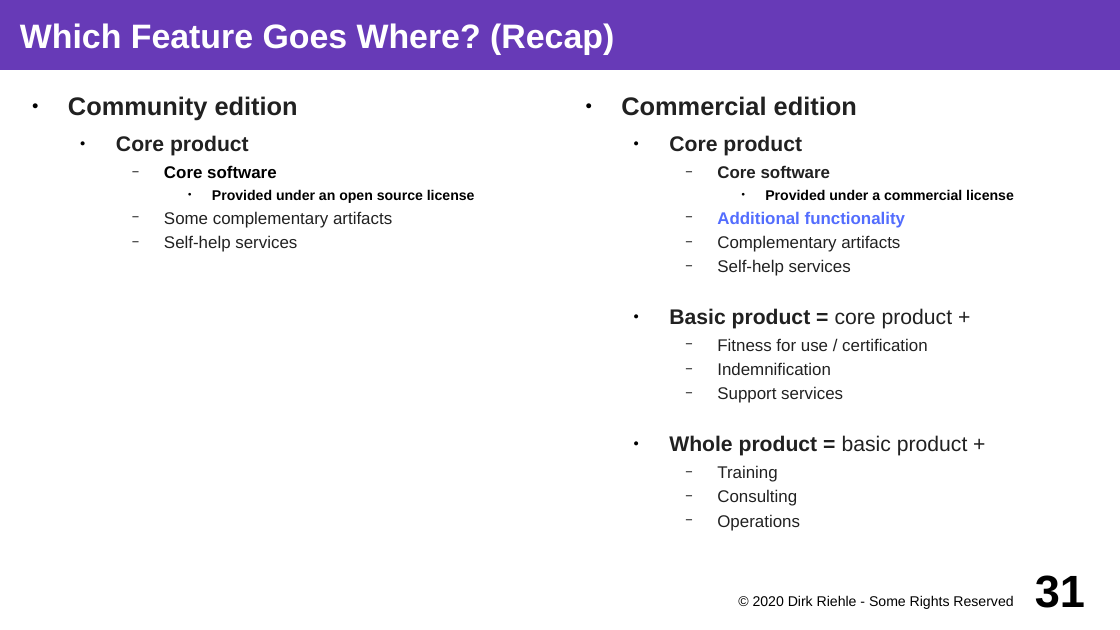
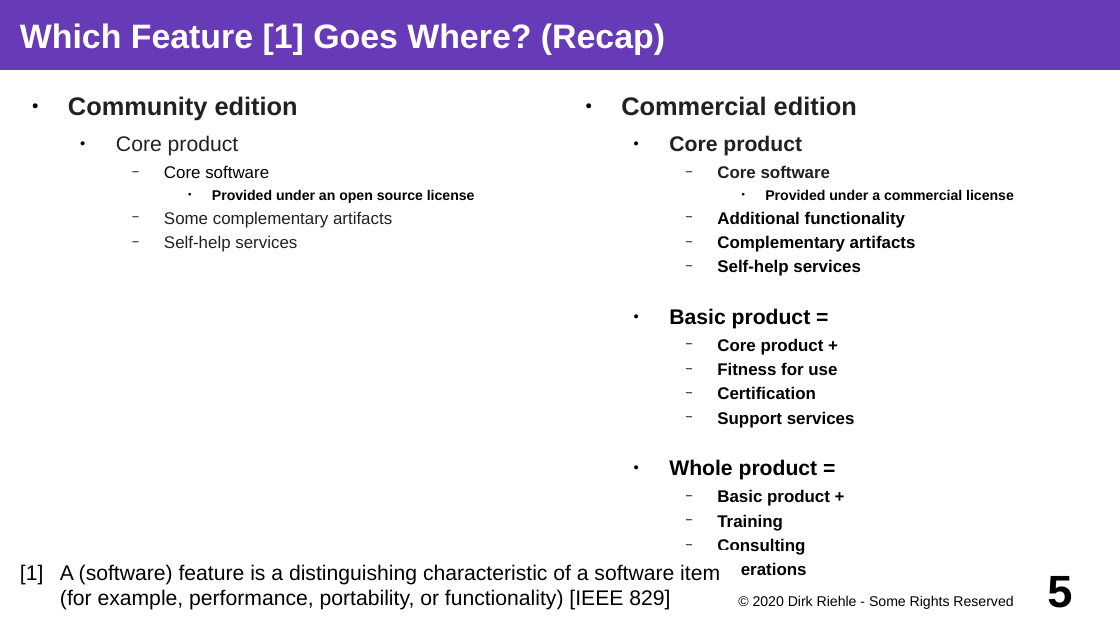
Before and after one commit to dirkriehle/coss-course, a slide deck: slide 5 of Lecture slides/COSS C04 - Product Strategies.odp (slide 31 before the commit). Drawn at 1120x630 pixels with LibreOffice and Linux fonts; fonts in the diff are those of the drawing. Boxes give left, top, right and bottom in pixels: in the first picture for what was removed or moved away, otherwise in the second. Text is boxed around its words. In the diff, an @@ line names an element or a change of style, - is before the commit and + after.

Commit message:
Removed product management part from product strategies, refined cloud computing aspects

```diff
--- a/Lecture slides/COSS C04 - Product Strategies.odp
+++ b/Lecture slides/COSS C04 - Product Strategies.odp
@@ title at bbox=[20, 23, 665, 55]: text changed @@
-Which Feature Goes Where? (Recap)
+Which Feature [1] Goes Where? (Recap)
@@ text at bbox=[116, 135, 269, 178]: bold off in "Core product", "Core software" @@
@@ text at bbox=[717, 211, 916, 555]: text colour #536DFE to #000000 in "Additional functionality"; text colour #212121 to #000000, bold on in "Complementary artifacts", "Self-help services", "Support services", "Training" and 2 more places @@
@@ text at bbox=[669, 308, 837, 399]: text changed; text colour #212121 to #000000; bold on @@
-  ● Basic product = core product +
-    − Fitness for use / certification
-    − Indemnification
+  ● Basic product =
+    − Core product +
+    − Fitness for use
+    − Certification
@@ text at bbox=[669, 459, 830, 506]: text changed; text colour #212121 to #000000 @@
-  ● Whole product = basic product +
+  ● Whole product =
+    − Basic product +
@@ text added at bbox=[60, 564, 720, 610], 15 pt, text #000000 @@
+[1] A (software) feature is a distinguishing characteristic of a software item (for example, performance, portability, or functionality) [IEEE 829]
@@ page number at bbox=[1047, 576, 1072, 608]: text changed @@
-31
+5
```
Also in this commit, not shown: 21 other slides changed, 2 slides added, 22 slides removed, 14 other files.
